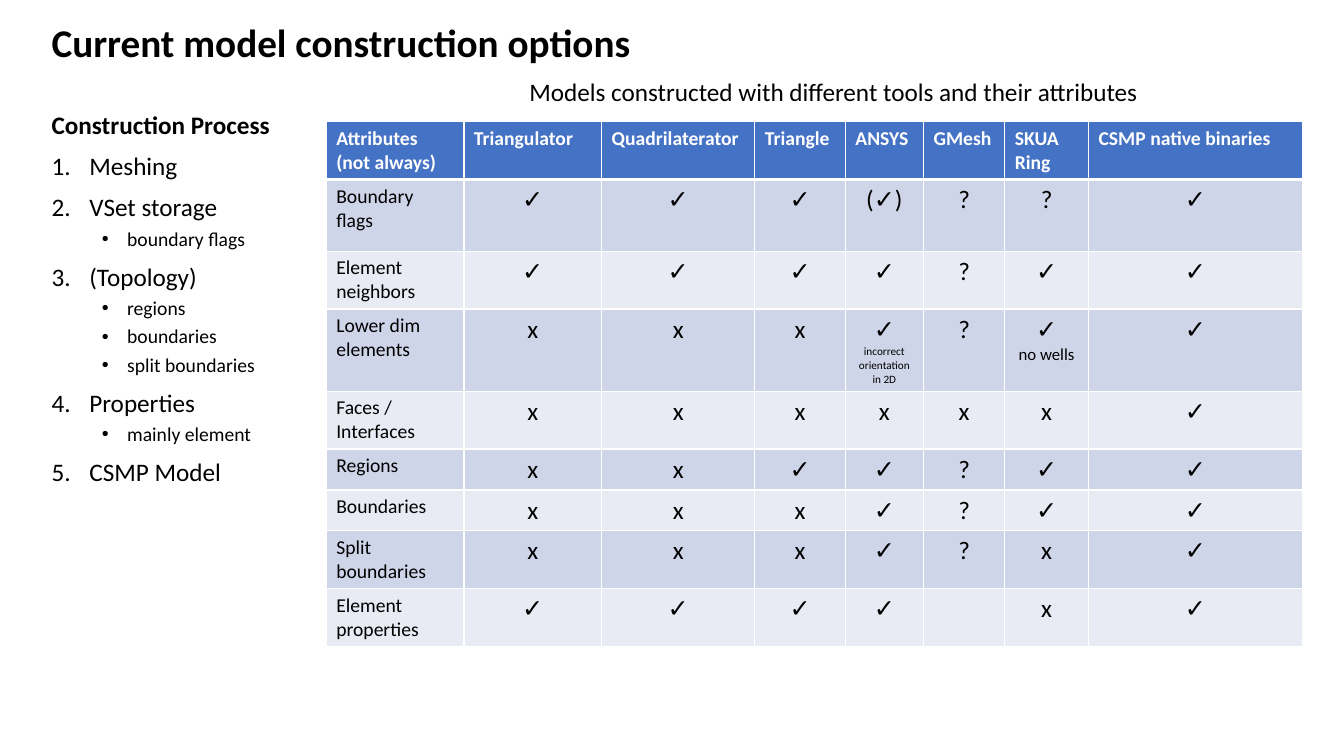
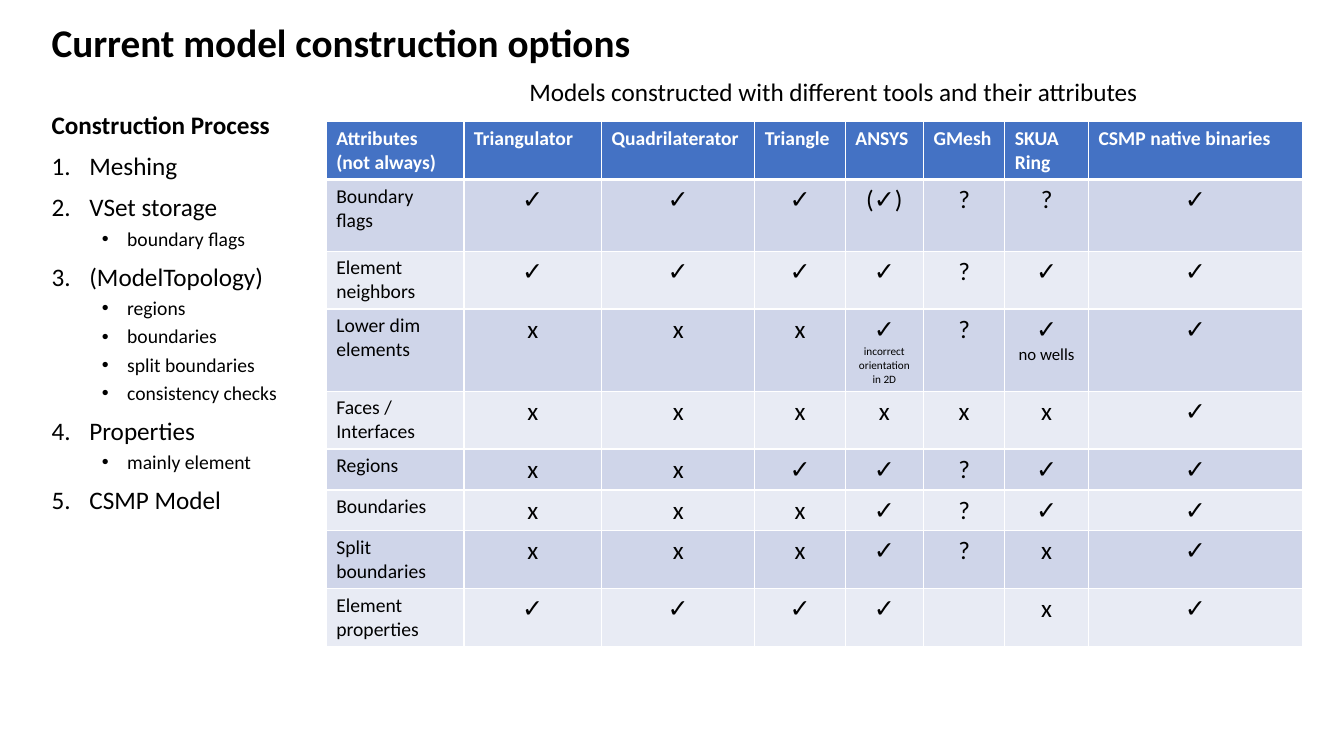
Before and after one commit to openCSMP/openCSMP, a slide deck: slide 2 of doc/CSMP_refactoring_debugging.pptx. Drawn at 1344x756 pixels with LibreOffice and Linux fonts; fonts in the diff are those of the drawing. Boxes give left, top, right and bottom in pixels: in the first picture for what was removed or moved away, otherwise in the second. Text is boxed around its words. In the diff, an @@ line names an element or a change of style, - is before the commit and + after.

```diff
--- a/doc/CSMP_refactoring_debugging.pptx
+++ b/doc/CSMP_refactoring_debugging.pptx
@@ text at [89,267,263,291]: text changed @@
-3. (Topology)
+3. (ModelTopology)
@@ text at [127,386,277,403]: paragraph added @@
+  • consistency checks
```
Also in this commit, not shown: 7 other files.
